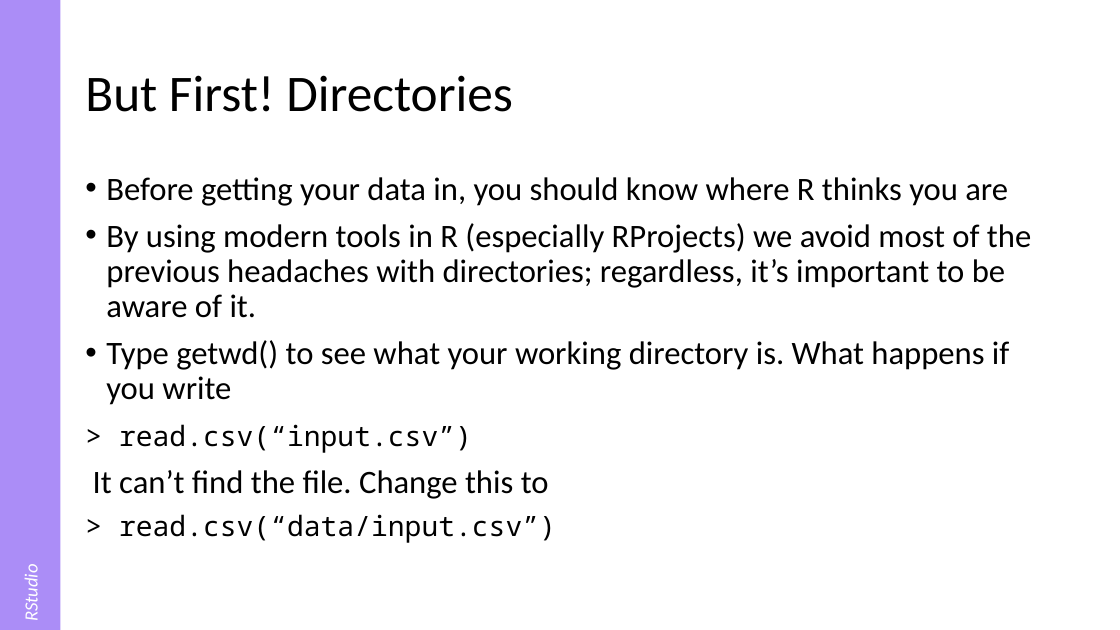
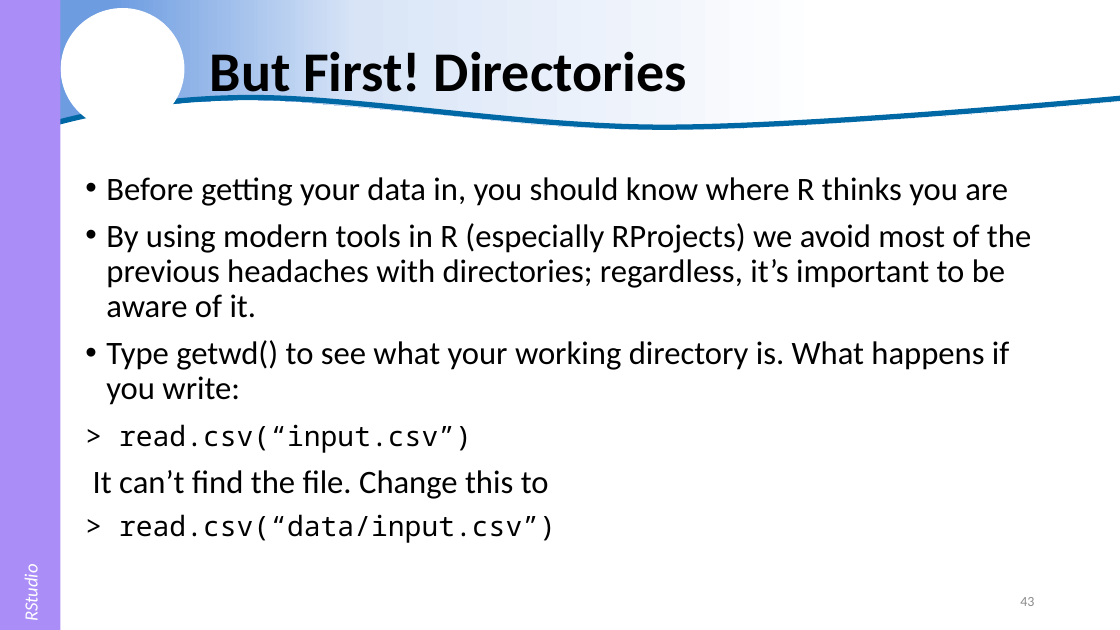
Before and after one commit to justinpriest/R_Intro_ADFG, a slide deck: slide 43 of The Basics of R.pptx (slide 32 before the commit). Drawn at 1120x630 pixels with LibreOffice and Linux fonts; fonts in the diff are those of the drawing; background and template pictures are left out. Boxes give left, top, right and bottom in pixels: in the first picture for what was removed or moved away, otherwise in the second. Text is boxed around its words. In the diff, an @@ line names an element or a change of style, - is before the commit and + after.

Commit message:
added "motivating examples" added first two learnr scripts

```diff
--- a/The Basics of R.pptx
+++ b/The Basics of R.pptx
@@ freeform shape added at box(0, 0, 1120, 139), fill gradient #6D9CE1 to #D9E5F7 to #FFFFFF @@
@@ ellipse added at box(60, 8, 184, 130), fill #FFFFFF @@
@@ title "But First! Directories": place and size @@
-title "But First! Directories" at box(85, 75, 513, 112)
+title "But First! Directories" at box(210, 51, 687, 104)
@@ title "But First! Directories" at box(210, 51, 687, 104): size 44 to 48 pt, bold on @@
@@ freeform shape added at box(0, 97, 1120, 138), outline #DAE3F3 4.5 pt @@
@@ text at box(106, 340, 1009, 405): text changed @@
-• Type getwd() to see what your working directory is. What happens if you write
+• Type getwd() to see what your working directory is. What happens if you write:
@@ page number added at box(1020, 597, 1034, 606), 12 pt, text #8C8C8C @@
+43
```
Also in this commit, not shown: 66 other slides changed, 16 slides added, 1 slide removed, 6 other files.
